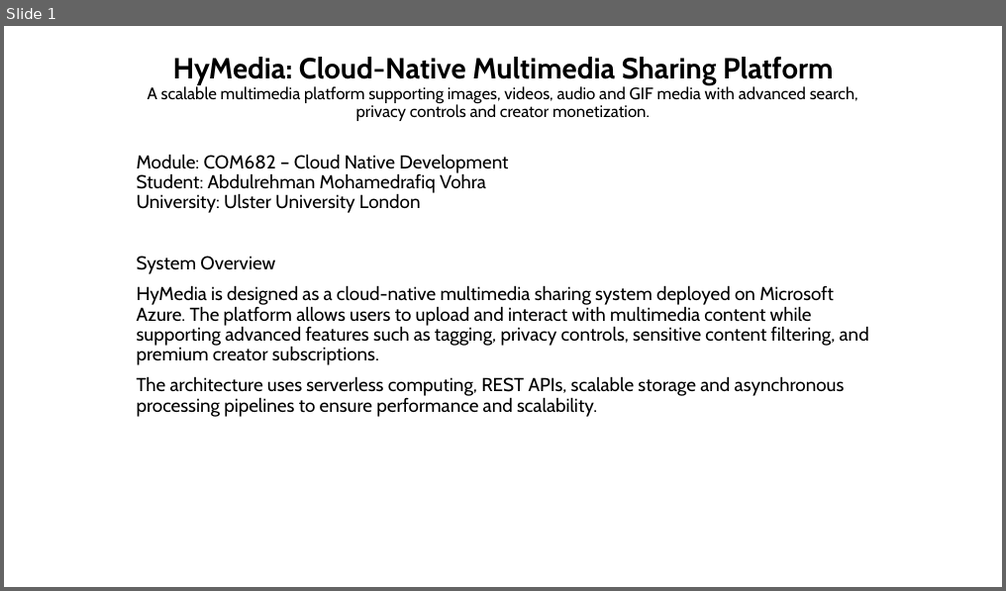
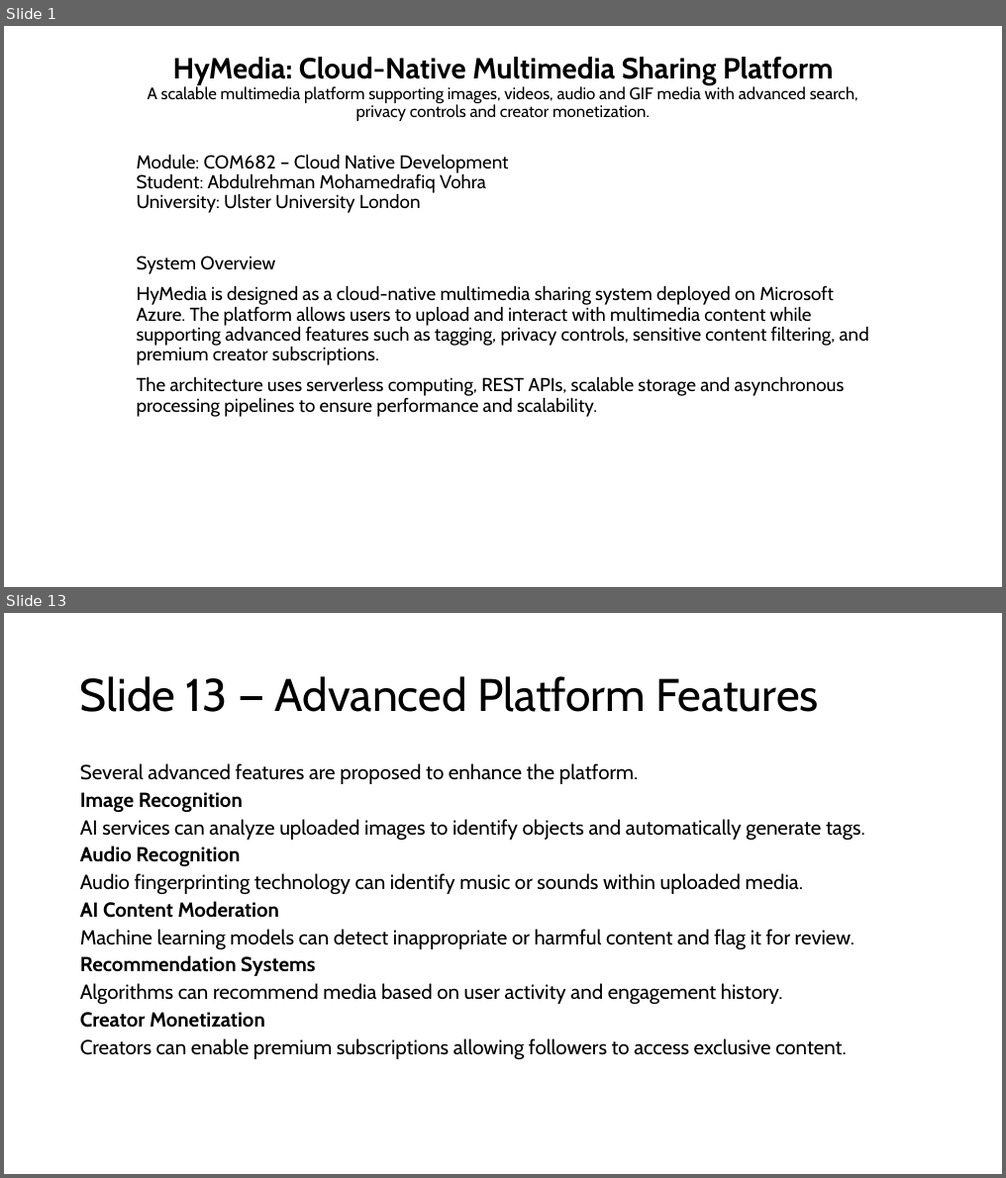
Before and after one commit to Abdulrehman-glitch/HyMedia, a slide deck: CW1_Submission.pptx. Shown one above the other, each under a label of ours: slide 1 before the commit, slides 1 and 13 after it; the slides between them are not shown. The pictures are 1006x591 and 1006x1178 pixels, drawn with LibreOffice and Linux fonts; fonts in the diff are those of the drawing. Boxes give left, top, right and bottom in pixels: in the first picture for what was removed or moved away, otherwise in the second. Text is boxed around its words. In the diff, an @@ line names an element or a change of style, - is before the commit and + after.

```diff
--- a/CW1_Submission.pptx
+++ b/CW1_Submission.pptx
@@ slide 13 added at (x1=4, y1=613, x2=1002, y2=1174), background #FFFFFF @@
@@ title added at (x1=80, y1=676, x2=819, y2=712), 44 pt, text #000000 @@
+Slide 13 — Advanced Platform Features
@@ text added at (x1=80, y1=763, x2=865, y2=1059), 19.6 pt, text #000000 @@
+Several advanced features are proposed to enhance the platform.
+Image Recognition
+AI services can analyze uploaded images to identify objects and automatically generate tags.
+Audio Recognition
+Audio fingerprinting technology can identify music or sounds within uploaded media.
+AI Content Moderation
+Machine learning models can detect inappropriate or harmful content and flag it for review.
+Recommendation Systems
+Algorithms can recommend media based on user activity and engagement history.
+Creator Monetization
+Creators can enable premium subscriptions allowing followers to access exclusive content.
```
Also in this commit, not shown: 13 other slides added.
